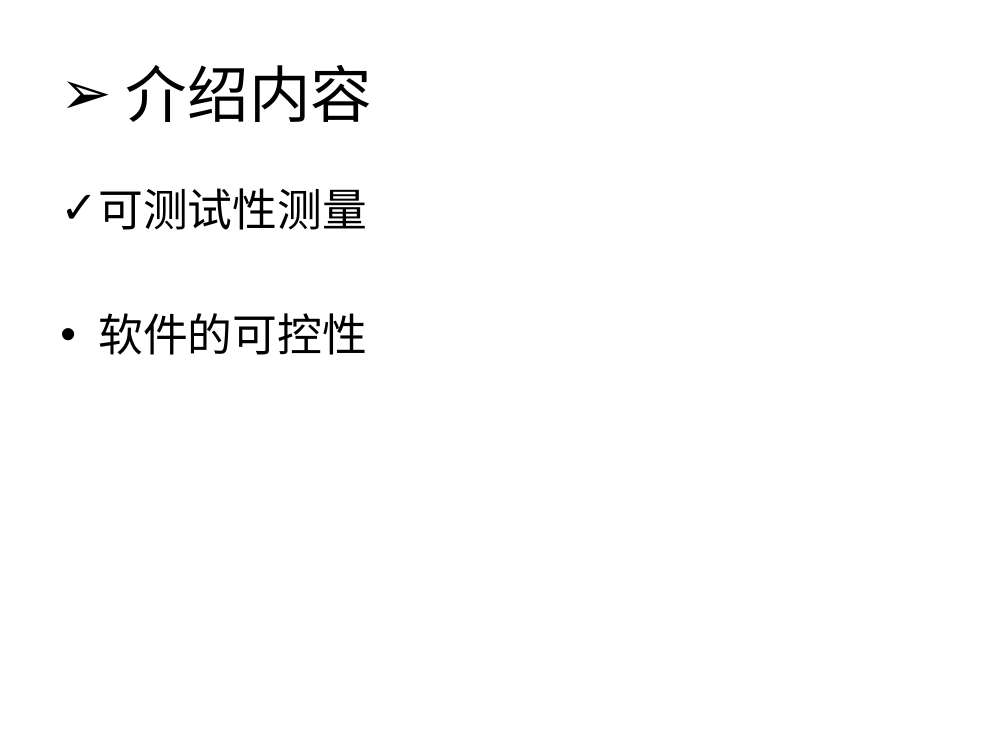
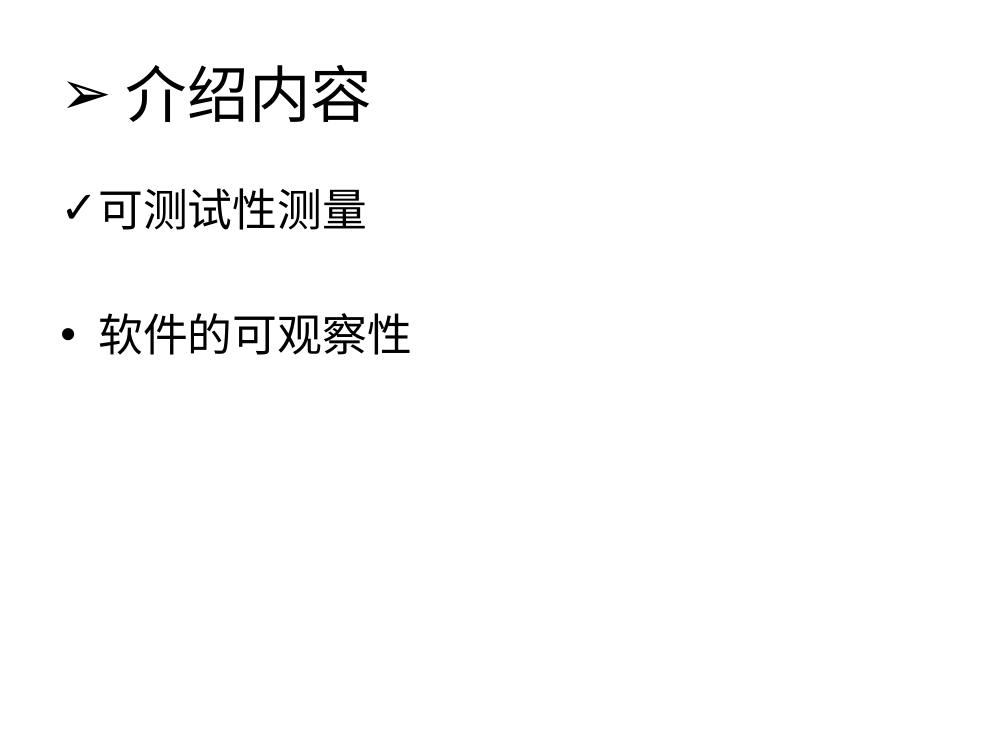
Before and after one commit to SQS-JLiu/software-testability, a slide deck: slide 5 of 软件测试ppt/软件可测试性-测量方法.pptx. Drawn at 1008x756 pixels with LibreOffice and Linux fonts; fonts in the diff are those of the drawing. Boxes give left, top, right and bottom in pixels: in the first picture for what was removed or moved away, otherwise in the second. Text is boxed around its words. In the diff, an @@ line names an element or a change of style, - is before the commit and + after.

```diff
--- a/软件测试ppt/软件可测试性-测量方法.pptx
+++ b/软件测试ppt/软件可测试性-测量方法.pptx
@@ text at (x1=98, y1=313, x2=412, y2=355): text changed @@
-• 软件的可控性
+• 软件的可观察性
```
Also in this commit, not shown: 1 other slide changed, 3 slides added, 25 other files.
